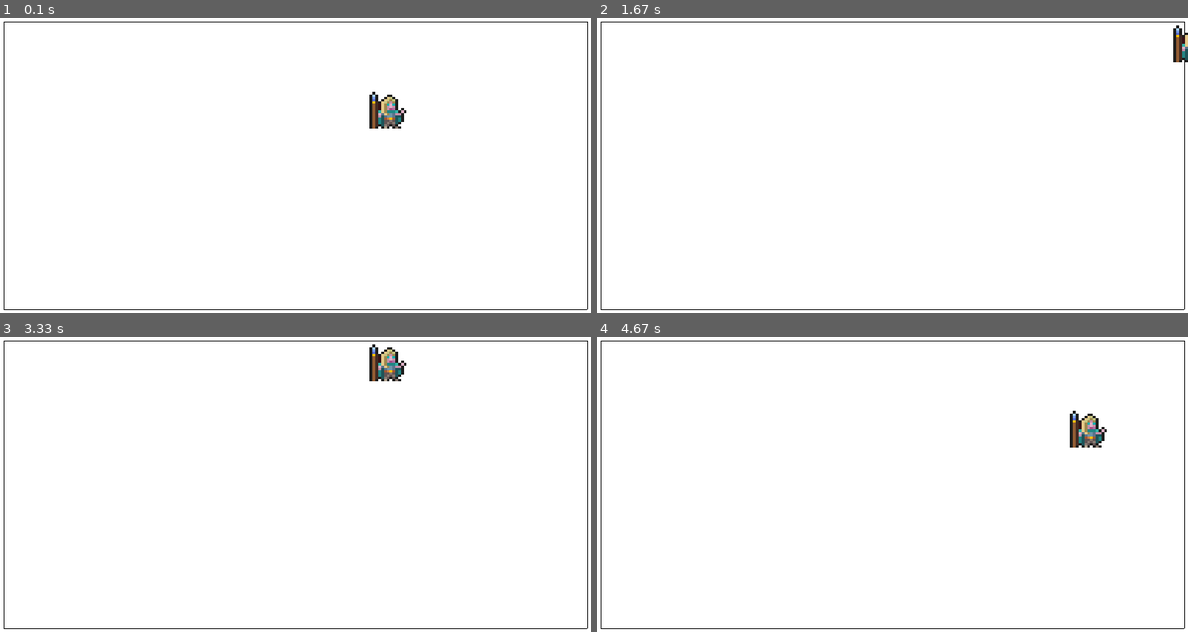
Above: before the commit, frames 1-4 (two rows, left to right).
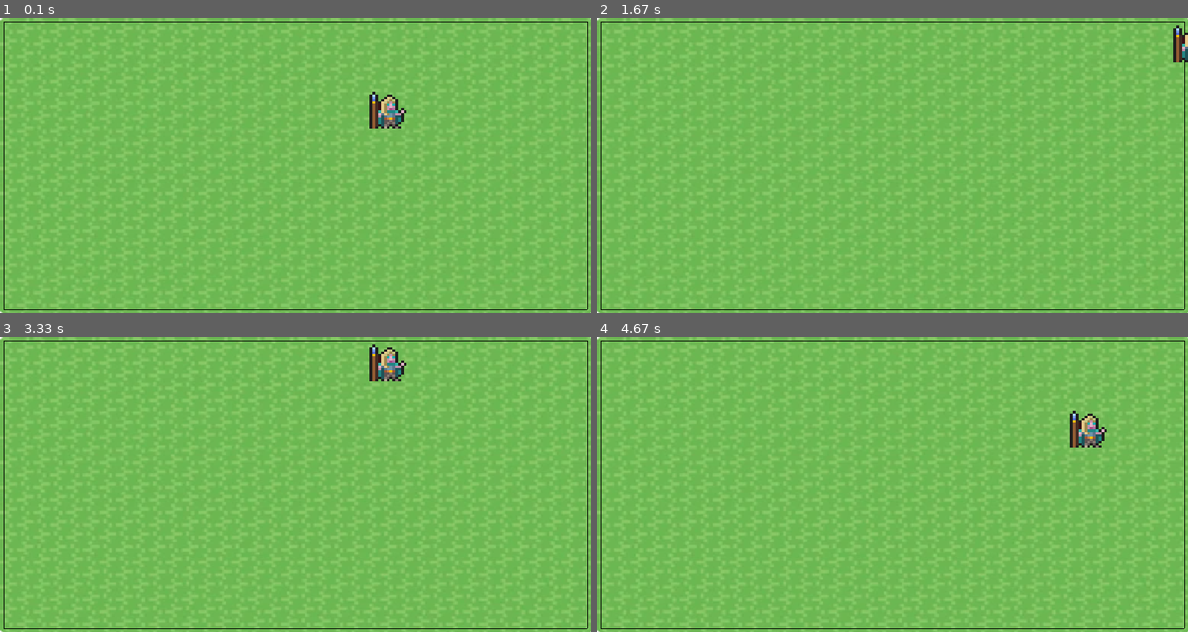
Above: after the commit, the same moments.

Repository: Daniil-Fuks/PyGame-quest
Game: pygame game, started from main.py
Two runs of this game, one before a commit and one after it. Both use one fixed random seed, a clock stepped at 60 frames per second and the inputs below.
Inputs:
- Up to frame 1 (0.1 s): no input
- Up to frame 2 (1.67 s): hold D 0.33-0.8 s; hold W 0.83-1.13 s; hold D 1.17-1.63 s
- Up to frame 3 (3.33 s): hold A 1.67-2.2 s; hold S 2.23-2.53 s; hold A 2.57-2.97 s; hold W from 3 s (still down)
- Up to frame 4 (4.67 s): release W at 3.37 s; hold D 3.4-4.03 s; hold S 4.07-4.43 s; hold A from 4.47 s (still down)

The runs differ from the first frame. In frame 1, 99% of the frame differs, in the area x 0-100%, y 0-100%; in frame 2, 99%; in frame 3, 99%; in frame 4, 99%.

Commit message:
Add backgrond and fix moving

Diff:
--- a/main.py
+++ b/main.py
@@ -4,10 +4,6 @@
 import pygame
 
 pygame.init()
-Moving_Up = False
-Moving_Down = False
-Moving_Right = False
-Moving_Left = False
 pygame.display.set_caption("PyGame Quest")
 size = width, height = 800, 400
 screen = pygame.display.set_mode(size)
@@ -63,17 +59,19 @@
 
 
 def main():
-    global Moving_Up, Moving_Left, Moving_Right, Moving_Down
     Border(5, 5, width - 5, 5)
     Border(5, height - 5, width - 5, height - 5)
     Border(5, 5, 5, height - 5)
     Border(width - 5, 5, width - 5, height - 5)
     player = Player(20, 100, 100)
+    bg = pygame.image.load('data/Grass.png')
+    bg = pygame.transform.scale(bg, (800, 400))
+
     running = True
     fps = 60
     clock = pygame.time.Clock()
     while running:
-        screen.fill((255, 255, 255))
+        screen.blit(bg, (0, 0))
         event_key = None
         for event in pygame.event.get():
             if event.type == pygame.QUIT:
@@ -88,8 +86,14 @@
                 if event.key == pygame.K_d:
                     player.vx = 5
             if event.type == pygame.KEYUP:
-                player.vx = 0
-                player.vy = 0
+                if event.key == pygame.K_w:
+                    player.vy = 0
+                if event.key == pygame.K_a:
+                    player.vx = 0
+                if event.key == pygame.K_s:
+                    player.vy = 0
+                if event.key == pygame.K_d:
+                    player.vx = 0
 
         all_sprites.draw(screen)
         all_sprites.update()
Binary file added: data/Grass.png
